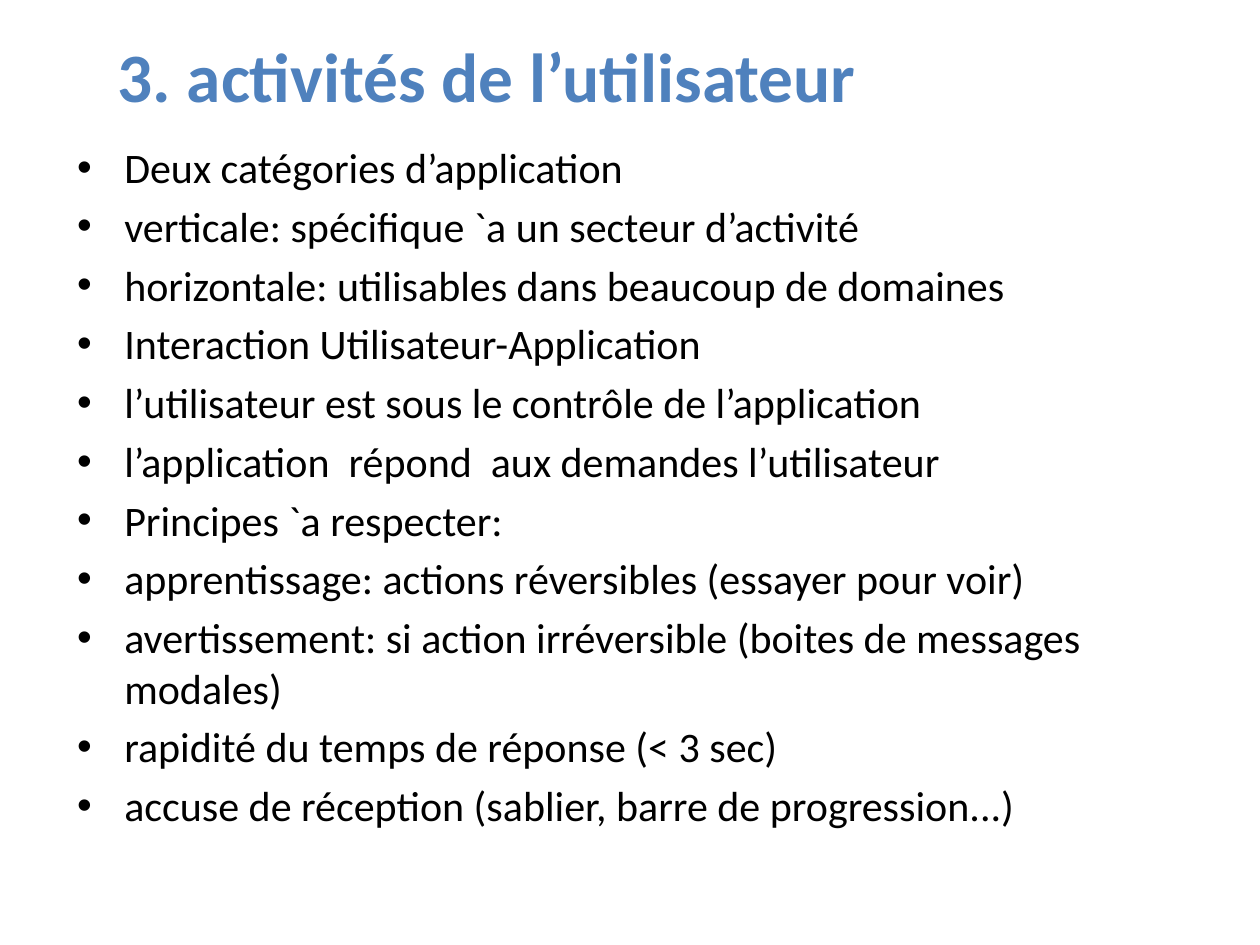
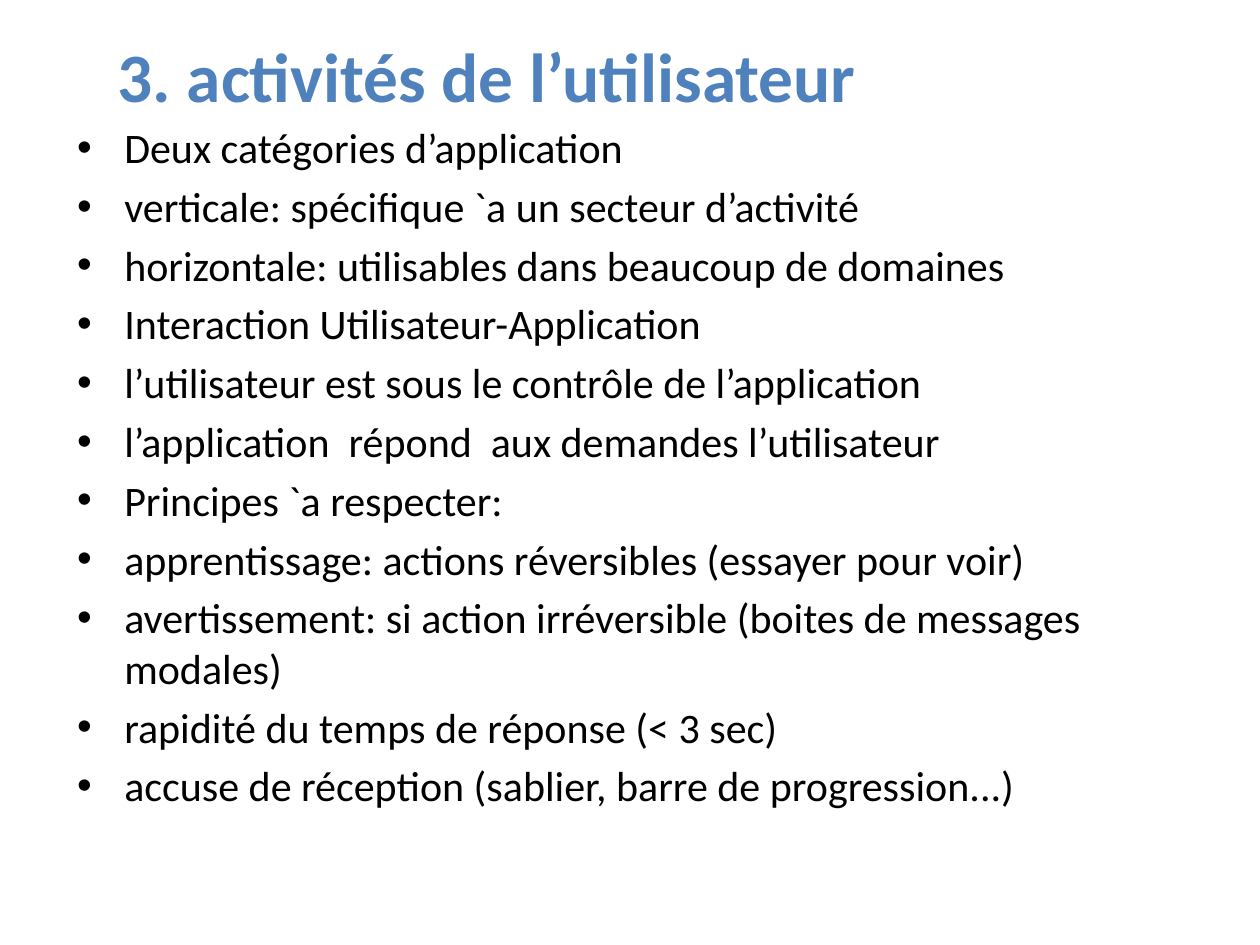
Before and after one commit to LucNtonga/IHM, a slide deck: slide 21 of INTERFACE.pptx (slide 19 before the commit). Drawn at 1260x945 pixels with LibreOffice and Linux fonts; fonts in the diff are those of the drawing; background and template pictures are left out. Boxes give left, top, right and bottom in pixels: in the first picture for what was removed or moved away, otherwise in the second. Text is boxed around its words. In the diff, an @@ line names an element or a change of style, - is before the commit and + after.

```diff
--- a/INTERFACE.pptx
+++ b/INTERFACE.pptx
@@ text "Deux catégories d’application": place and size @@
-text "Deux catégories d’application" at [124,153,1080,829]
+text "Deux catégories d’application" at [124,133,1080,809]
```
Also in this commit, not shown: 6 other slides changed, 2 slides added, 13 slides removed.
